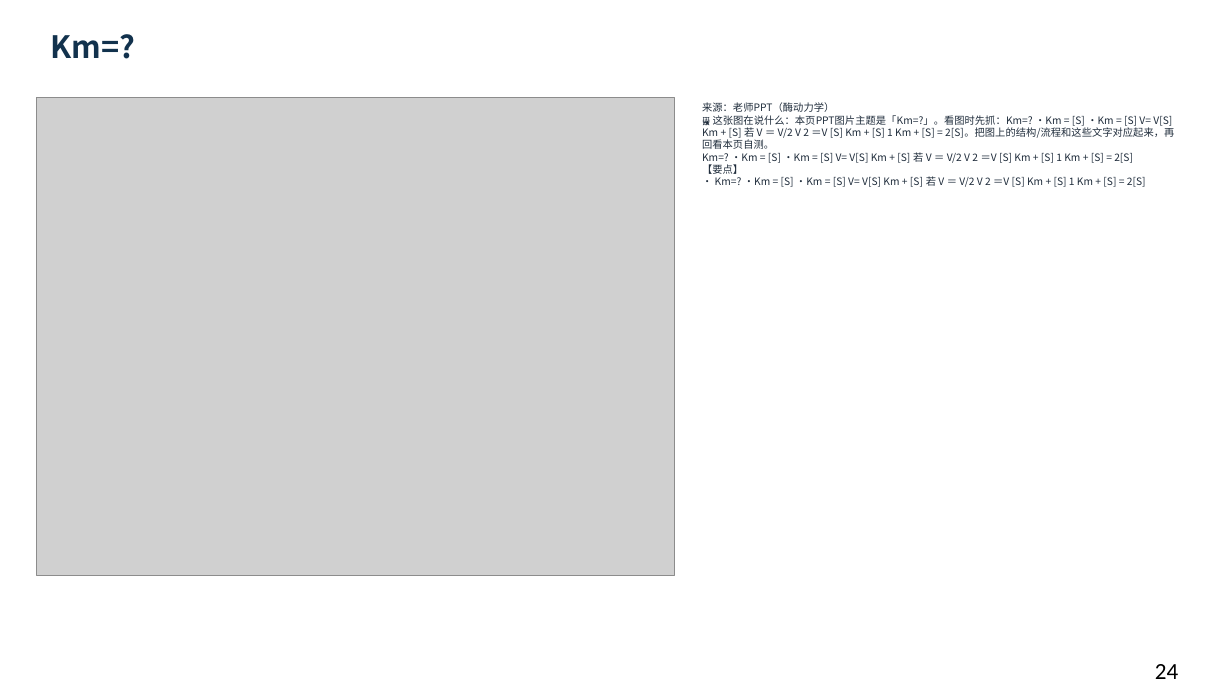
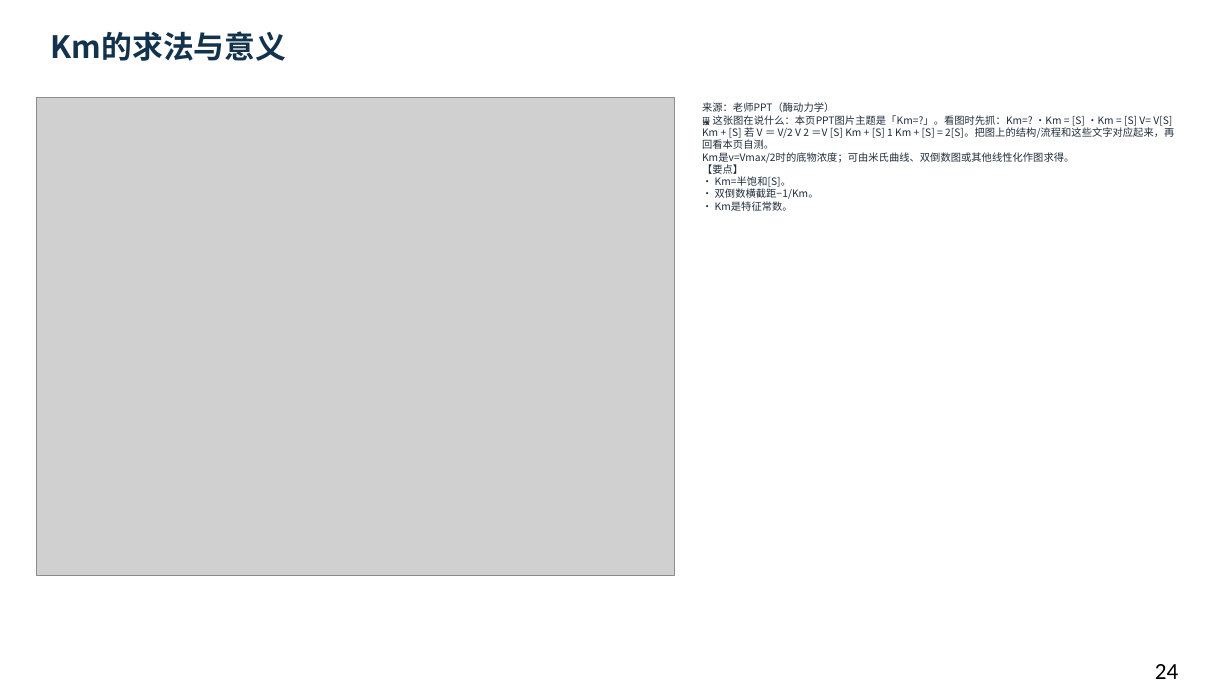
Before and after one commit to newkan-li/Biochemistry, a slide deck: slide 24 of downloads/bc07-ai-style.pptx. Drawn at 1232x693 pixels with LibreOffice and Linux fonts; fonts in the diff are those of the drawing; grey boxes stand for pictures. Boxes give left, top, right and bottom in pixels: in the first picture for what was removed or moved away, otherwise in the second. Text is boxed around its words. In the diff, an @@ line names an element or a change of style, - is before the commit and + after.

```diff
--- a/downloads/bc07-ai-style.pptx
+++ b/downloads/bc07-ai-style.pptx
@@ text at [51,31,287,61]: text changed @@
-Km=?
+Km的求法与意义
@@ text at [702,102,1174,211]: text changed @@
-来源：老师PPT（酶动力学）
-🖼 这张图在说什么：本页PPT图片主题是「Km=?」。看图时先抓：Km=? •Km = [S] •Km = [S] V= V[S] Km + [S] 若 V ＝ V/2 V 2 ＝V [S] Km + [S] 1 Km + [S] = 2[S]。把图上的结构/流程和这些文字对应起来，再回看本页自测。
-Km=? •Km = [S] •Km = [S] V= V[S] Km + [S] 若 V ＝ V/2 V 2 ＝V [S] Km + [S] 1 Km + [S] = 2[S]
-【要点】
-• Km=? •Km = [S] •Km = [S] V= V[S] Km + [S] 若 V ＝ V/2 V 2 ＝V [S] Km + [S] 1 Km + [S] = 2[S]
+来源：老师PPT（酶动力学）
+🖼 这张图在说什么：本页PPT图片主题是「Km=?」。看图时先抓：Km=? •Km = [S] •Km = [S] V= V[S] Km + [S] 若 V ＝ V/2 V 2 ＝V [S] Km + [S] 1 Km + [S] = 2[S]。把图上的结构/流程和这些文字对应起来，再回看本页自测。
+Km是v=Vmax/2时的底物浓度；可由米氏曲线、双倒数图或其他线性化作图求得。
+【要点】
+• Km=半饱和[S]。
+• 双倒数横截距−1/Km。
+• Km是特征常数。
```
Also in this commit, not shown: 21 other slides changed, 5 other files.
